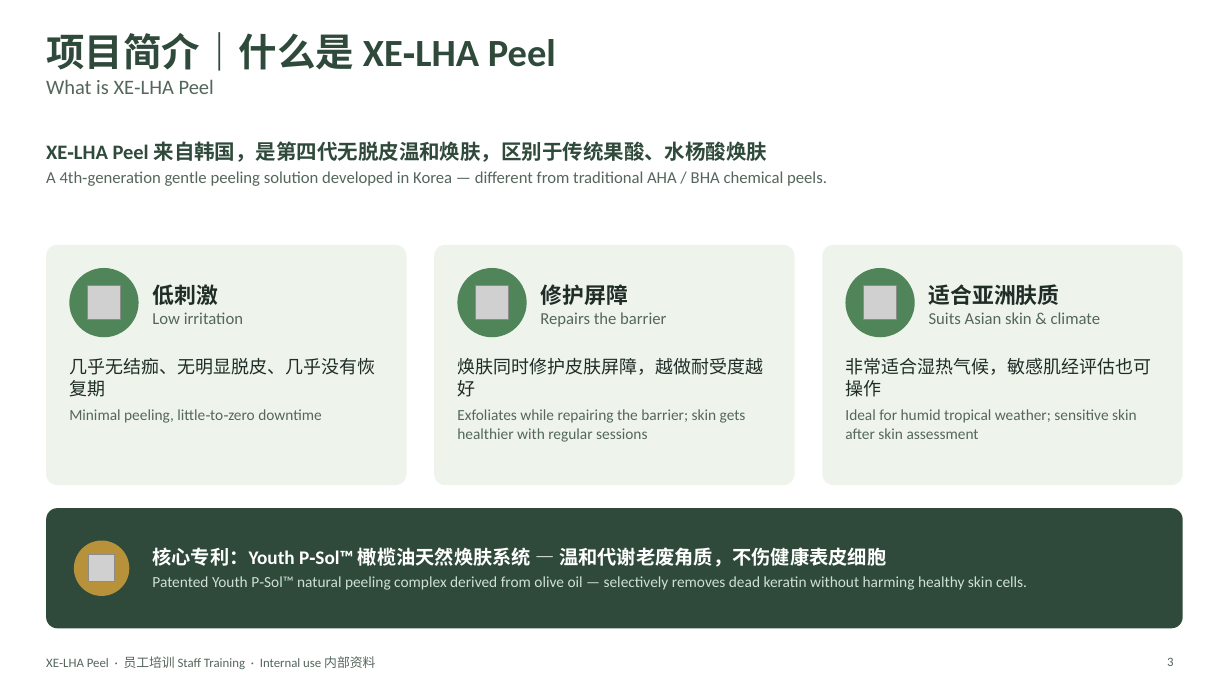
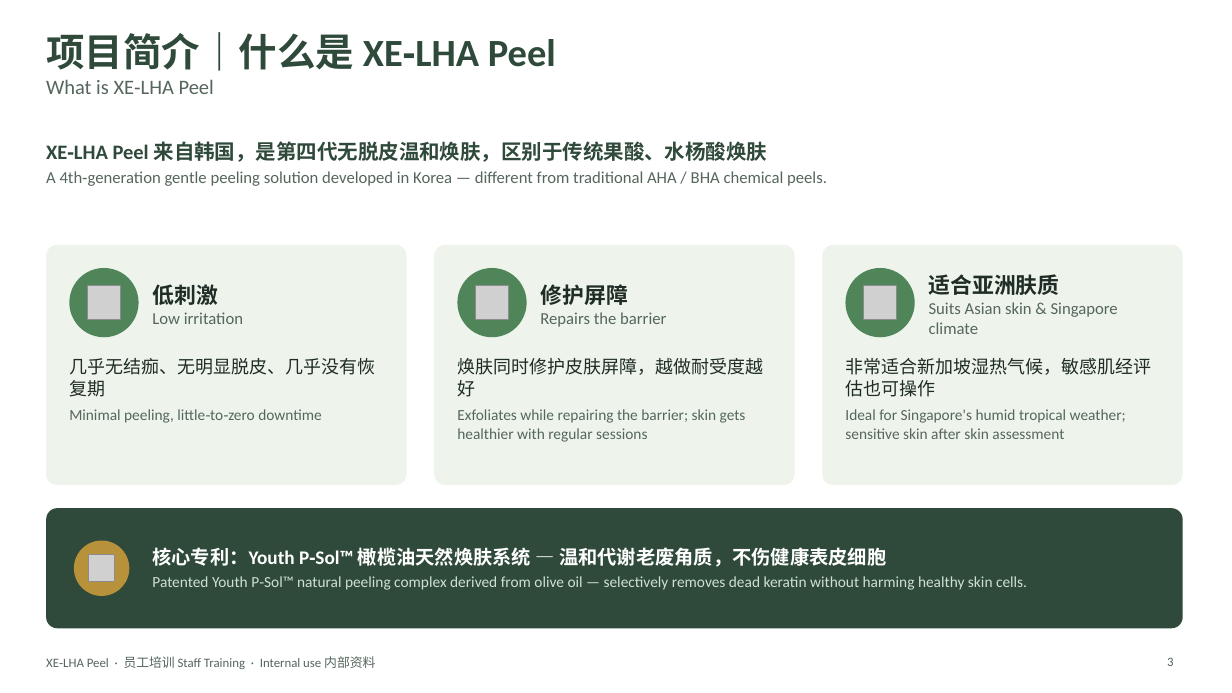
Before and after one commit to wanxinlee/cautious-computing-machine, a slide deck: slide 3 of XE-LHA-Peel-Staff-Training.pptx. Drawn at 1232x693 pixels with LibreOffice and Linux fonts; fonts in the diff are those of the drawing; grey boxes stand for pictures. Boxes give left, top, right and bottom in pixels: in the first picture for what was removed or moved away, otherwise in the second. Text is boxed around its words. In the diff, an @@ line names an element or a change of style, - is before the commit and + after.

```diff
--- a/XE-LHA-Peel-Staff-Training.pptx
+++ b/XE-LHA-Peel-Staff-Training.pptx
@@ text at (929, 302, 1118, 334): text changed @@
-Suits Asian skin & climate
+Suits Asian skin & Singapore climate
@@ text at (845, 358, 1151, 439): text changed @@
-非常适合湿热气候，敏感肌经评估也可操作
-Ideal for humid tropical weather; sensitive skin after skin assessment
+非常适合新加坡湿热气候，敏感肌经评估也可操作
+Ideal for Singapore's humid tropical weather; sensitive skin after skin assessment
```
Also in this commit, not shown: 5 other slides changed.
